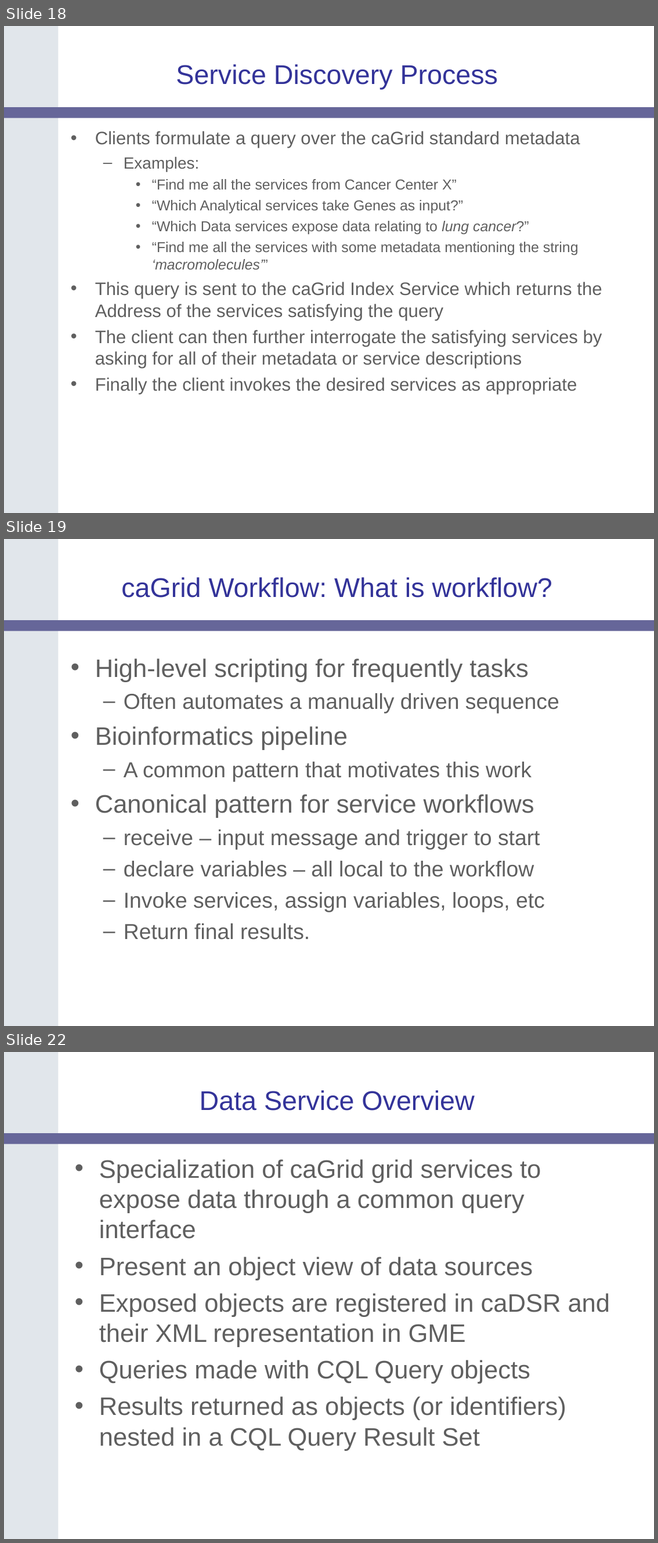
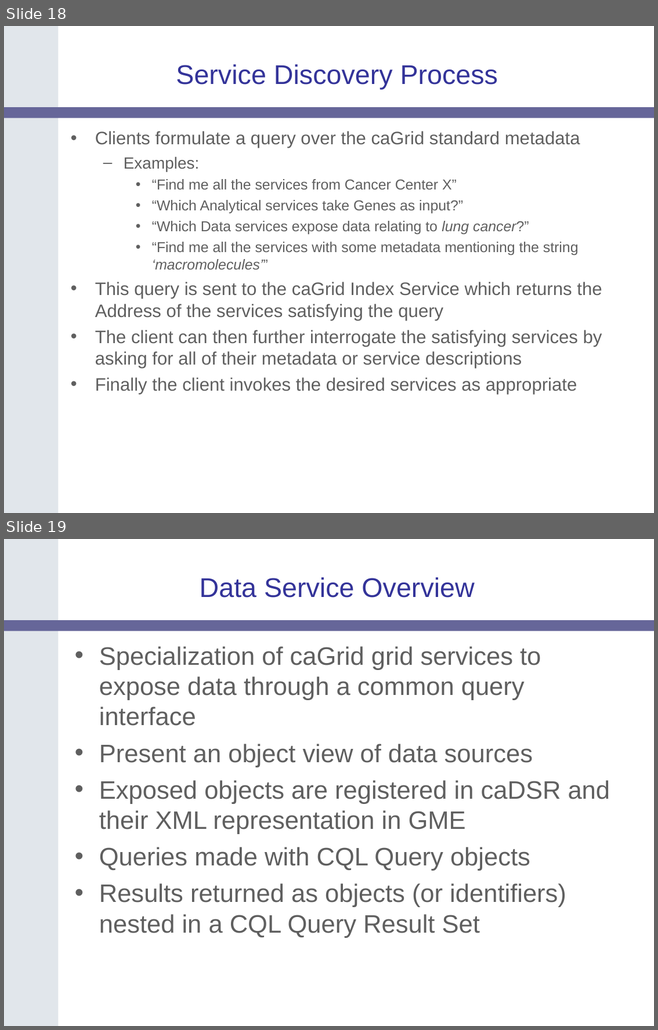
Before and after one commit to NCIP/cagrid-portal, a slide deck: cagrid-1-0/Documentation/docs/DataService/Slides/caGrid-1.0-Data-Services-20060605.ppt. Shown one above the other, each under a label of ours: slides 18, 19 and 22 before the commit, slides 18 and 19 after it; the slides between them are not shown. The pictures are 658x1543 and 658x1030 pixels, drawn with LibreOffice and Linux fonts; fonts in the diff are those of the drawing; background and template pictures are left out. Boxes give left, top, right and bottom in pixels: in the first picture for what was removed or moved away, otherwise in the second. Text is boxed around its words. In the diff, an @@ line names an element or a change of style, - is before the commit and + after.

```diff
--- a/cagrid-1-0/Documentation/docs/DataService/Slides/caGrid-1.0-Data-Services-20060605.ppt
+++ b/cagrid-1-0/Documentation/docs/DataService/Slides/caGrid-1.0-Data-Services-20060605.ppt
@@ slide 19 removed at <box>4,539,654,1026</box>, background #FFFFFF; not listed: 2 template elements that a slide beside it also shows @@
@@ title removed at <box>121,577,552,598</box> @@
-caGrid Workflow: What is workflow?
@@ text removed at <box>95,658,559,940</box> @@
-• High-level scripting for frequently tasks
-  – Often automates a manually driven sequence
-• Bioinformatics pipeline
-  – A common pattern that motivates this work
-• Canonical pattern for service workflows
-  – receive – input message and trigger to start
-  – declare variables – all local to the workflow
-  – Invoke services, assign variables, loops, etc
-  – Return final results.
@@ what was slide 22 is now slide 19 @@
```
Also in this commit, not shown: 1 slide changed, 2 other slides removed, 1 other file.
